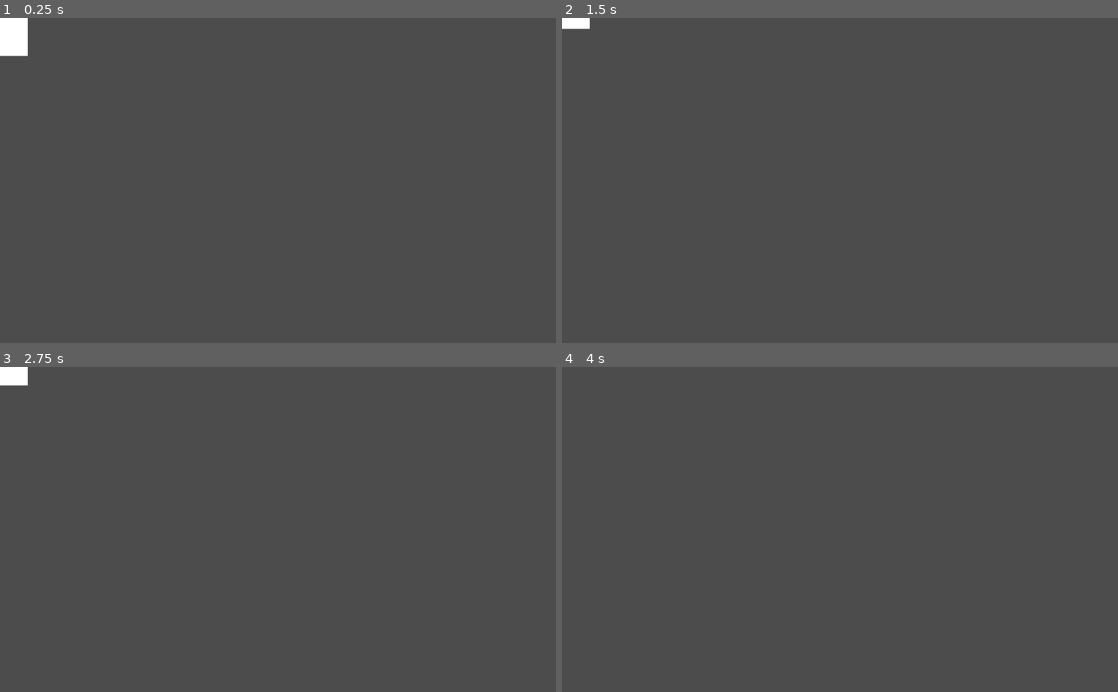
Above: before the commit, frames 1-4 (two rows, left to right).
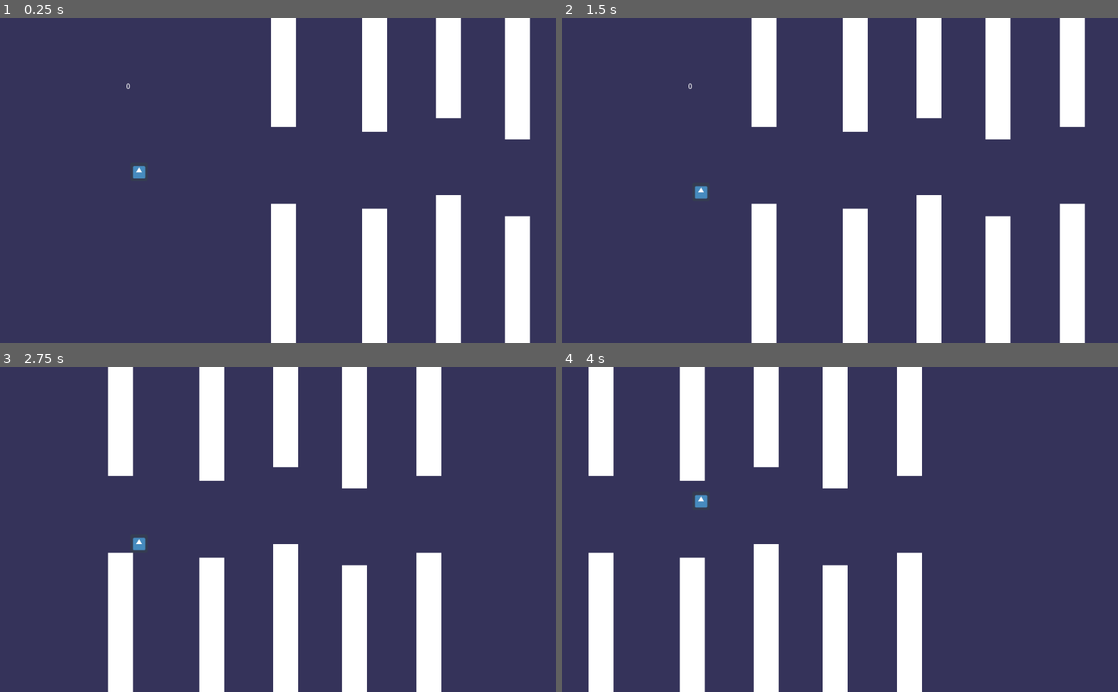
Above: after the commit, the same moments.

Repository: Radical-Pixel/freeFly
Game: Godot game, scene res://World.tscn
The game is run twice, just before and just after one commit, with the same random seed, the same clock (stepped at 60 frames per second) and the same inputs. The engine's default icon, where the game draws it, is replaced by a stand-in: a white triangle on a blue panel in a dark square.
Inputs:
- Up to frame 1 (0.25 s): no input
- Up to frame 2 (1.5 s): tap Space (FLAP) at 0.77, 1.07 s
- Up to frame 3 (2.75 s): tap Space (FLAP) at 1.52, 1.82 s
- Up to frame 4 (4 s): tap Space (FLAP) at 3.02, 3.32, 3.77 s

The runs differ from the first frame. In frame 1, 100% of the frame differs, in the area x 0-100%, y 0-100%; in frame 2, 100%; in frame 3, 100%; in frame 4, 100%.

Commit message:
chages and base layer done

Diff:
--- a/Player.gd
+++ b/Player.gd
@@ -4,14 +4,10 @@
 const FLAP = 200
 const MAXFALLSPEED = 200
 const GARVITY = 10
+var score = 0
 
 var motion = Vector2();
-
-
-# Called when the node enters the scene tree for the first time.
-func _ready():
-	pass # Replace with function body.
-
+var Wall = preload("res://WallNode.tscn")
 
 func _physics_process(delta):
 	motion.y += GARVITY
@@ -24,6 +20,25 @@
 
 	motion = move_and_slide(motion,UP)
 
-# Called every frame. 'delta' is the elapsed time since the previous frame.
-#func _process(delta):
-#	pass
+	get_parent().get_parent().get_node("CanvasLayer/RichTextLabel").text=str(score);
+
+
+func wall_reset():
+	var wall_instance = Wall.instance();
+	wall_instance.position = Vector2(450,rand_range(-60,60))
+	get_parent().call_deferred("add_child",wall_instance)
+
+func _on_Resetter_body_entered(body):
+	if body.name == "Walls":
+		body.queue_free()
+		wall_reset()
+	pass
+
+
+func _on_Detect_area_entered(area):
+	if area.name == 'PointArea':
+		score += 1
+
+func _on_Detect_body_entered(body):
+	if body.name == "Walls":
+		get_tree().reload_current_scene()
--- a/PlayerNode.tscn
+++ b/PlayerNode.tscn
@@ -1,13 +1,13 @@
 [gd_scene load_steps=5 format=2]
 
-[ext_resource path="res://whiteImage (2).PNG" type="Texture" id=1]
+[ext_resource path="res://imageonline-co-pixelated.png" type="Texture" id=1]
 [ext_resource path="res://Player.gd" type="Script" id=2]
 
 [sub_resource type="RectangleShape2D" id=1]
-extents = Vector2( 52, 53 )
+extents = Vector2( 24, 24 )
 
 [sub_resource type="RectangleShape2D" id=2]
-extents = Vector2( 53, 55 )
+extents = Vector2( 25, 25 )
 
 [node name="PlayerNode" type="Node2D"]
 
@@ -15,6 +15,7 @@
 script = ExtResource( 2 )
 
 [node name="Sprite" type="Sprite" parent="Player"]
+scale = Vector2( 0.5, 0.5 )
 texture = ExtResource( 1 )
 
 [node name="CollisionShape2D" type="CollisionShape2D" parent="Player"]
--- a/WallNode.tscn
+++ b/WallNode.tscn
@@ -1,13 +1,13 @@
 [gd_scene load_steps=6 format=2]
 
+[ext_resource path="res://imageonline-co-pixelated.png" type="Texture" id=1]
 [ext_resource path="res://Walls.gd" type="Script" id=2]
-[ext_resource path="res://whiteImage (2).PNG" type="Texture" id=3]
 
 [sub_resource type="RectangleShape2D" id=1]
-extents = Vector2( 12, 130.75 )
+extents = Vector2( 47, 46.5833 )
 
-[sub_resource type="OccluderPolygon2D" id=2]
-polygon = PoolVector2Array( -11, -330, -11, -72, 11, -72, 11, -330 )
+[sub_resource type="OccluderPolygon2D" id=4]
+polygon = PoolVector2Array( -24, -629, 23, -629, 23, -70, -24, -70 )
 
 [sub_resource type="RectangleShape2D" id=3]
 extents = Vector2( 10, 69 )
@@ -18,32 +18,34 @@
 script = ExtResource( 2 )
 
 [node name="UpperWallSprite" type="Sprite" parent="Walls"]
-position = Vector2( 0, -199.5 )
-scale = Vector2( 0.234, 2.76344 )
-texture = ExtResource( 3 )
+position = Vector2( 0, -350 )
+scale = Vector2( 0.5, 6 )
+texture = ExtResource( 1 )
 
 [node name="UpperWallColl" type="CollisionShape2D" parent="Walls"]
-position = Vector2( 0, -200.25 )
+position = Vector2( -0.5, -349.5 )
+scale = Vector2( 0.5, 6 )
 shape = SubResource( 1 )
 
-[node name="UpperLightOccluder2D" type="LightOccluder2D" parent="Walls"]
-position = Vector2( 0, 1 )
-occluder = SubResource( 2 )
+[node name="UpperLight2D" type="LightOccluder2D" parent="Walls"]
+occluder = SubResource( 4 )
 
 [node name="LowerWallSprite2" type="Sprite" parent="Walls"]
-position = Vector2( 0, 200 )
-scale = Vector2( 0.234, 2.77419 )
-texture = ExtResource( 3 )
+position = Vector2( 0, 350 )
+scale = Vector2( 0.5, 6 )
+texture = ExtResource( 1 )
 
-[node name="LowerrWallColl" type="CollisionShape2D" parent="Walls"]
-position = Vector2( 0, 200.25 )
+[node name="LowerWallColl2" type="CollisionShape2D" parent="Walls"]
+position = Vector2( -0.5, 349.5 )
+scale = Vector2( 0.5, 6 )
 shape = SubResource( 1 )
 
-[node name="LowerrLightOccluder2D2" type="LightOccluder2D" parent="Walls"]
-position = Vector2( 0, 400 )
-occluder = SubResource( 2 )
+[node name="LowerLight2D2" type="LightOccluder2D" parent="Walls"]
+position = Vector2( 0, 699 )
+occluder = SubResource( 4 )
 
 [node name="PointArea" type="Area2D" parent="Walls"]
 
 [node name="CollisionShape2D" type="CollisionShape2D" parent="Walls/PointArea"]
+scale = Vector2( 2, 1 )
 shape = SubResource( 3 )
--- a/Walls.gd
+++ b/Walls.gd
@@ -2,7 +2,6 @@
 
 
 
-# Called when the node enters the scene tree for the first time.
 func _ready():
 	pass # Replace with function body.
 
--- a/World.tscn
+++ b/World.tscn
@@ -1,24 +1,41 @@
-[gd_scene load_steps=6 format=2]
+[gd_scene load_steps=8 format=2]
 
-[ext_resource path="res://whiteImage.PNG" type="Texture" id=1]
+[ext_resource path="res://icon.png" type="Texture" id=1]
 [ext_resource path="res://WallNode.tscn" type="PackedScene" id=2]
 [ext_resource path="res://Player.gd" type="Script" id=3]
+[ext_resource path="res://imageonline-co-pixelated.png" type="Texture" id=4]
 
 [sub_resource type="RectangleShape2D" id=1]
-extents = Vector2( 52, 53 )
+extents = Vector2( 16, 16 )
 
 [sub_resource type="RectangleShape2D" id=2]
-extents = Vector2( 53, 55 )
+extents = Vector2( 16, 16 )
+
+[sub_resource type="RectangleShape2D" id=3]
+extents = Vector2( 9, 144 )
 
 [node name="World" type="Node2D"]
 
+[node name="CanvasLayer" type="CanvasLayer" parent="."]
+
+[node name="RichTextLabel" type="RichTextLabel" parent="CanvasLayer"]
+margin_left = 232.0
+margin_top = 120.0
+margin_right = 280.0
+margin_bottom = 144.0
+__meta__ = {
+"_edit_use_anchors_": false
+}
+
 [node name="PlayerNode" type="Node2D" parent="."]
+position = Vector2( 256, 264 )
 
 [node name="Player" type="KinematicBody2D" parent="PlayerNode"]
 script = ExtResource( 3 )
 
 [node name="Sprite" type="Sprite" parent="PlayerNode/Player"]
-scale = Vector2( 1.09574, 0.5 )
+position = Vector2( 0, 3.33786e-06 )
+scale = Vector2( 0.503, 0.532 )
 texture = ExtResource( 1 )
 
 [node name="CollisionShape2D" type="CollisionShape2D" parent="PlayerNode/Player"]
@@ -29,7 +46,42 @@
 [node name="CollisionShape2D" type="CollisionShape2D" parent="PlayerNode/Player/Detect"]
 shape = SubResource( 2 )
 
+[node name="Resetter" type="Area2D" parent="PlayerNode/Player"]
+position = Vector2( -296, -8 )
+__meta__ = {
+"_edit_group_": true
+}
+
+[node name="CollisionShape2D" type="CollisionShape2D" parent="PlayerNode/Player/Resetter"]
+position = Vector2( -1, 0 )
+shape = SubResource( 3 )
+
 [node name="WallNode" parent="." instance=ExtResource( 2 )]
+position = Vector2( 552, 272 )
+
+[node name="WallNode2" parent="." instance=ExtResource( 2 )]
+position = Vector2( 720, 281 )
+
+[node name="WallNode3" parent="." instance=ExtResource( 2 )]
+position = Vector2( 856, 256 )
+
+[node name="WallNode4" parent="." instance=ExtResource( 2 )]
+position = Vector2( 983, 295 )
+
+[node name="WallNode5" parent="." instance=ExtResource( 2 )]
+position = Vector2( 1120, 272 )
 
 [node name="Camera2D" type="Camera2D" parent="."]
+position = Vector2( 256, 264 )
 zoom = Vector2( 0.5, 0.5 )
+
+[node name="Sprite" type="Sprite" parent="."]
+modulate = Color( 0.211765, 0.203922, 0.356863, 1 )
+position = Vector2( 256.75, 272.75 )
+scale = Vector2( 27.016, 8.016 )
+z_index = -5
+texture = ExtResource( 4 )
+
+[connection signal="area_entered" from="PlayerNode/Player/Detect" to="PlayerNode/Player" method="_on_Detect_area_entered"]
+[connection signal="body_entered" from="PlayerNode/Player/Detect" to="PlayerNode/Player" method="_on_Detect_body_entered"]
+[connection signal="body_entered" from="PlayerNode/Player/Resetter" to="PlayerNode/Player" method="_on_Resetter_body_entered"]
Binary file added: imageonline-co-pixelated.png
Not shown, changed: imageonline-co-pixelated.png.import
Binary file removed: whiteImage.PNG
